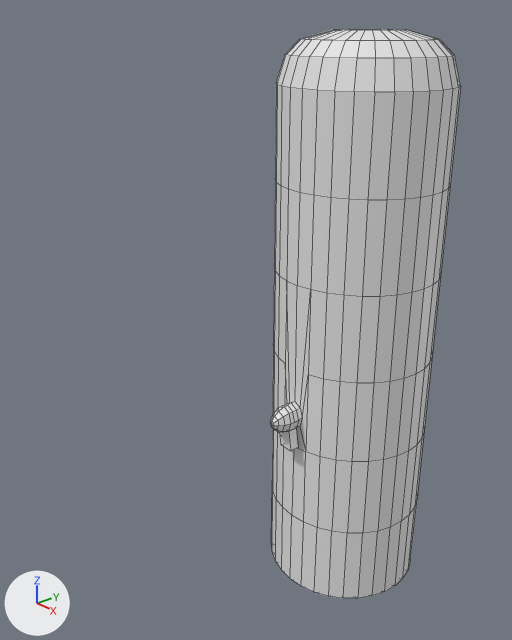
The Blender file tungtungtungsahur.blend: old version first, new version second.
Before and after are seen from a camera (50 mm lens) standing at (2.18, -2.51, 2.37) and looking at (-0.08, -0.57, 1.12). Lighting does not change. The marker at lower left points along +X, +Y and +Z. The picture after the commit comes second. Mesh edges are drawn as thin lines.

Names of what the first picture shows: '柱体'.
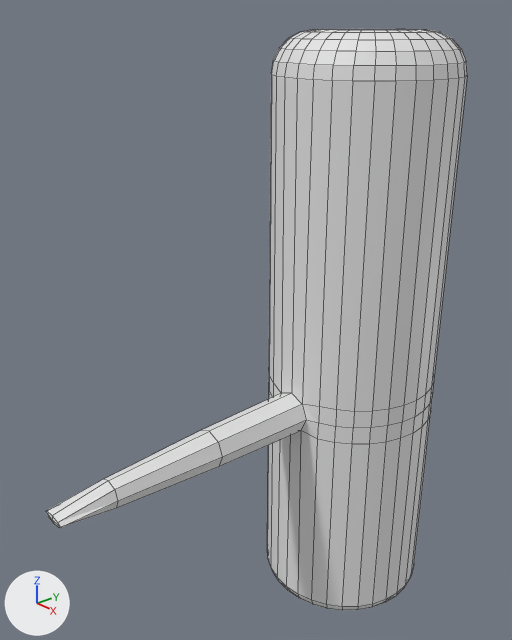
Where the change shows, as pixel boxes [x1, y1, x2, y2] in the pictures (512 x 640 px):
'柱体', reshaped, moved, rescaled (120% wider): before [270, 29, 461, 598]; after [46, 29, 467, 610]

Diff of the bpy script that builds the scene:
```diff
--- a/tungtungtungsahur.blend.py
+++ b/tungtungtungsahur.blend.py
@@ me_柱体 @@
 # used by ob_柱体; location = (0.0, 0.0, 0.842); scale = (0.585, 0.571, 0.775)
-me_柱体.from_pydata(...)  # 479 vertices, 438 faces, 4 loose edges; spans x -0.69..0.69, y -0.95..0.69, z -1.78..1.93
+me_柱体.from_pydata(...)  # 440 vertices, 410 faces; spans x -0.42..0.42, y -1.66..0.42, z -1.69..1.18
+# me_柱体 part 1: the loose piece of 476 vertices spanning x -0.69..0.69, y -0.95..0.69, z -1.78..1.93 is rebuilt with 440 vertices and now spans x -0.42..0.42, y -1.66..0.42, z -1.69..1.18
+# other edits to the shape of me_柱体 do not show in these pictures
@@ ob_柱体 @@
 ob_柱体 = bpy.data.objects.new('柱体', me_柱体)
-ob_柱体.location = (0.0, 0.0, 0.842)
-ob_柱体.scale = (0.585, 0.571, 0.775)
+ob_柱体.location = (0.0, 0.0, 1.158)
```
